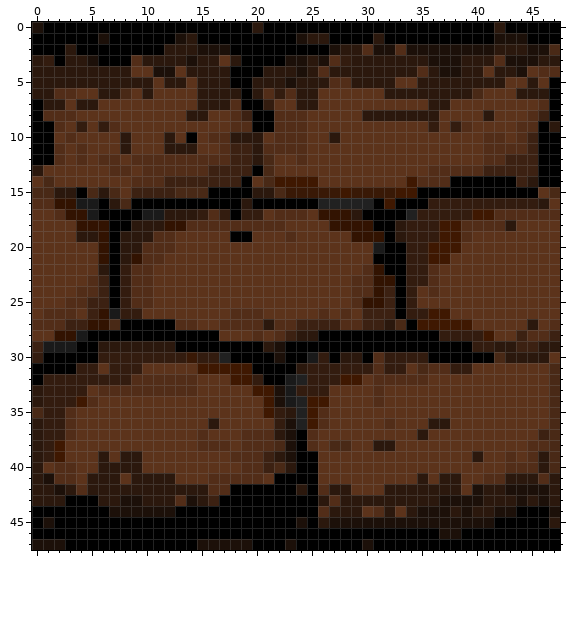
File history of a pixel-art sprite, img/Tile/Dungeon/Muro_1.png. That is the earlier state.
The file is 48x48 pixels. Colours within 5 levels of each other are drawn and written as one.
The result:
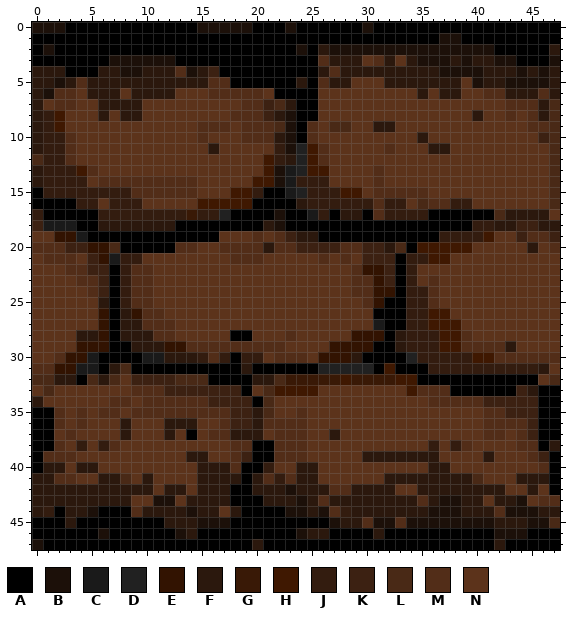
Palette (. is transparent): A #000000  B #1c1009  C #1a1a1a  D #212121  E #321301  F #2b180d  G #391906  H #3f1801  J #331c0f  K #3c2112  L #492916  M #522d18  N #5c331b
Changes in this commit:
y 0: x 1..2 AA -> BB; x 15..20 AAAAAF -> BBBBBA; x 23 A -> B; x 30 A -> B; x 42 F -> A
y 1: x 6 B -> A; x 13..14 BF -> AA; x 24..26 BFF -> AAA; x 31 F -> A; x 37..38 AA -> BB; x 42..44 BBB -> AAA
y 2: x 1 A -> B; x 3 F -> A; x 12..17 FFFBBB -> AAAAAA; x 24 A -> B; x 26 A -> F; x 28..30 FFM -> BBB; x 33 M -> B; x 42..47 FFFBBL -> AAAAAF
y 3: x 0..1 FJ -> AA; x 3..5 FFB -> AAA; x 7..18 AAMFFFFBFFNF -> BBBBBBAAAAAA; x 23..28 BBFBMJ -> AAAMFF; x 30..31 FF -> NM; x 33 F -> N; x 35 F -> B; x 38..39 BF -> FB; x 42 M -> B; x 44..47 BBFF -> AAAB
y 4: x 3..5 FFF -> AAA; x 8..14 FNNBBNF -> BBFFFMB; x 16..17 FF -> KA; x 21..27 FFFBFMF -> AAAAAFM; x 35 M -> F; x 39..41 FFN -> BBF; x 45..47 NMM -> FBF
y 5: x 2 F -> B; x 4 F -> M; x 11 N -> F; x 14 N -> F; x 16..17 FF -> MM; x 20..23 FFFB -> AAAA; x 25..31 FFMMFFF -> AMFFNNN; x 33..34 NN -> FF; x 39..40 FF -> NB; x 43..47 NNFNA -> BBBBF
y 6: x 1 F -> B; x 5 N -> F; x 8..9 LN -> NF; x 11..12 NN -> FF; x 15..25 FFFFAFMJMFF -> NMMMMMNAAAA; x 32..34 FFF -> NNN; x 36 F -> N; x 39..43 FLNNN -> NNMMF; x 46..47 FA -> MF
y 7: x 0..9 AFFNFFNNNN -> FNMMNNFFFF; x 15..25 FFFMAAJNNFF -> NNNNMMKLFAA; x 36..37 FF -> NN; x 43..47 NNNMA -> MMMFL
y 8: x 0..3 AMMM -> FJHN; x 6 N -> F; x 8..9 NN -> FF; x 14..15 FF -> NN; x 19..25 KAAMMMN -> MMKFBAA; x 30..36 FFFFFFF -> NNNNNNN; x 40..41 NF -> FN; x 43 N -> M; x 46..47 KA -> FL
y 9: x 0..2 AAM -> FJH; x 4 J -> N; x 6..7 JM -> NN; x 15..18 NNNM -> MMMN; x 20..25 AAMMMN -> MMLBAM; x 27..28 NN -> LL; x 31..32 NN -> FF; x 36 J -> N; x 38..39 JM -> NN; x 44 M -> N; x 46..47 AF -> ML
y 10: x 0..2 AAN -> FJJ; x 8 F -> N; x 12 F -> N; x 14..25 ANMMFFFNMMMN -> NMNNNMMMFBAM; x 27 F -> N; x 35 N -> F; x 41..42 MM -> NN; x 44..47 MKAA -> NNKL
y 11: x 0..4 AAMNM -> FJJMN; x 8 F -> N; x 12..14 FFF -> NNN; x 16..26 NMKKFMMMMNN -> FNNNNNJBDHM; x 32 N -> M; x 36..37 NN -> FF; x 41..47 MMMMKAA -> NNNNNNL
y 12: x 0..4 AAMNM -> LJJMN; x 6..7 MM -> NN; x 9..26 MMMMMMMMMKKFLNNMNN -> NNNNNNNNNNNNHJFDHM; x 41..47 MMKKKAA -> NNNNNNL
y 13: x 1..5 NNNNN -> JJJHM; x 7..8 MM -> NN; x 10..26 MMMMMMKKKKALNNNNN -> NNNNNNNNNNNHBCDHH; x 31 N -> M; x 36..47 MMMMMKKKKKAA -> NNNNNNNNNNNL
y 14: x 0..4 NLNNN -> FJJJJ; x 6..8 NNN -> MMM; x 12..26 KKKKKKKANLHHHHN -> MMMNNNNNHHBCJJJ; x 31 N -> M; x 34..47 HMMMAAAAAAKFAA -> NNNNNNNNNNNNNL
y 15: x 0..27 LLFFALFLNKKKKLLLAAAAFFLGGGGG -> AJJJJJJJJMMMMMMNNNHHJAACDJJJ; x 29..45 GGGGHHAAAAAAAAAAA -> HNMMMMMNNNNNNNNNN
y 16: x 0..19 MMEECCAFLAAAAAAAAAAF -> AAAAJJNJJJNNNNNHHHHH; x 24..37 AADDDDDAHAAAJJ -> FJJJJJJMJJNLMM; x 40..47 JJJJJJFN -> NNNNNNNL
y 17: x 0..14 NNMEECAAAACCFFF -> JAAAAAJJJJJJJJG; x 16..17 MJ -> JD; x 19..28 JJNMMMNEEE -> AAABAACJAF; x 31..34 AAAD -> MJJJ; x 36..47 JJJJHHMMMMMM -> AAAAAALFFFFN
y 18: x 0..8 NNNNEEEAA -> KCCCAAFFF; x 12..30 EEMMMMMMMMMNNNNEEEE -> FAAAAAAAAFBAAAAAAAA; x 33..42 FJJJHHMMMM -> AAAAAAAJJF; x 44..47 NNNN -> KKFF
y 19: x 2..6 NNFFE -> EECAA; x 8..16 FFFMMNNNN -> AAAAAAAAA; x 18..20 AAN -> NNM; x 22..31 NMNNNNNEEE -> MKFFAAAAAA; x 33..41 FJJJHHMNN -> AAAAJJJJH; x 44..47 NNNN -> KMMK
y 20: x 0..5 NNNNNN -> MMMKKE; x 7..14 AFFMMMNN -> LAAAAAMM; x 17..35 NNNNNNNNNNNNNNCAAJJ -> MMMMFMMKKKKMMKKFLAH; x 39 N -> H; x 45 N -> F; x 47 N -> M
y 21: x 1..3 NNN -> MMM; x 5 N -> K; x 7..11 AFEMM -> CJJNN; x 18..20 NNN -> MMM; x 26 N -> M; x 28 N -> M; x 30..32 NAA -> KKK
y 22: x 3..6 NNNF -> MMKK; x 29..30 NM -> ME; x 32 A -> K; x 35..36 JM -> NN
y 23: x 4 N -> M; x 32 E -> K; x 35 J -> N
y 24: x 4 M -> N; x 32 K -> E; x 35 N -> J
y 25: x 3..6 MMKK -> NNNF; x 29..30 ME -> NM; x 32 K -> A; x 35..36 NN -> JM
y 26: x 1..3 MMM -> NNN; x 5 K -> N; x 7..11 CJJNN -> AFEMM; x 18..20 MMM -> NNN; x 26 M -> N; x 28 M -> N; x 30..32 KKK -> NAA
y 27: x 0..5 MMMKKE -> NNNNNN; x 7..14 LAAAAAMM -> AFFMMMNN; x 17..35 MMMMFMMKKKKMMKKFLAH -> NNNNNNNNNNNNNNCAAJJ; x 39 H -> N; x 45 F -> N; x 47 M -> N
y 28: x 2..6 EECAA -> NNFFE; x 8..16 AAAAAAAAA -> FFFMMNNNN; x 18..20 NNM -> AAN; x 22..31 MKFFAAAAAA -> NMNNNNNEEE; x 33..41 AAAAJJJJH -> FJJJHHMNN; x 44..47 KMMK -> NNNN
y 29: x 0..8 KCCCAAFFF -> NNNNEEEAA; x 12..30 FAAAAAAAAFBAAAAAAAA -> EEMMMMMMMMMNNNNEEEE; x 33..42 AAAAAAAJJF -> FJJJHHMMMM; x 44..47 KKFF -> NNNN
y 30: x 0..14 JAAAAAJJJJJJJJG -> NNMEECAAAACCFFF; x 16..17 JD -> MJ; x 19..28 AAABAACJAF -> JJNMMMNEEE; x 31..34 MJJJ -> AAAD; x 36..47 AAAAAALFFFFN -> JJJJHHMMMMMM
y 31: x 0..19 AAAAJJNJJJNNNNNHHHHH -> MMEECCAFLAAAAAAAAAAF; x 24..37 FJJJJJJMJJNLMM -> AADDDDDAHAAAJJ; x 40..47 NNNNNNNL -> JJJJJJFN
y 32: x 0..27 AJJJJJJJJMMMMMMNNNHHJAACDJJJ -> LLFFALFLNKKKKLLLAAAAFFLGGGGG; x 29..45 HNMMMMMNNNNNNNNNN -> GGGGHHAAAAAAAAAAA
y 33: x 0..4 FJJJJ -> NLNNN; x 6..8 MMM -> NNN; x 12..26 MMMNNNNNHHBCJJJ -> KKKKKKKANLHHHHN; x 31 M -> N; x 34..47 NNNNNNNNNNNNNL -> HMMMAAAAAAKFAA
y 34: x 1..5 JJJHM -> NNNNN; x 7..8 NN -> MM; x 10..26 NNNNNNNNNNNHBCDHH -> MMMMMMKKKKALNNNNN; x 31 M -> N; x 36..47 NNNNNNNNNNNL -> MMMMMKKKKKAA
y 35: x 0..4 LJJMN -> AAMNM; x 6..7 NN -> MM; x 9..26 NNNNNNNNNNNNHJFDHM -> MMMMMMMMMKKFLNNMNN; x 41..47 NNNNNNL -> MMKKKAA
y 36: x 0..4 FJJMN -> AAMNM; x 8 N -> F; x 12..14 NNN -> FFF; x 16..26 FNNNNNJBDHM -> NMKKFMMMMNN; x 32 M -> N; x 36..37 FF -> NN; x 41..47 NNNNNNL -> MMMMKAA
y 37: x 0..2 FJJ -> AAN; x 8 N -> F; x 12 N -> F; x 14..25 NMNNNMMMFBAM -> ANMMFFFNMMMN; x 27 N -> F; x 35 F -> N; x 41..42 NN -> MM; x 44..47 NNKL -> MKAA
y 38: x 0..2 FJH -> AAM; x 4 N -> J; x 6..7 NN -> JM; x 15..18 MMMN -> NNNM; x 20..25 MMLBAM -> AAMMMN; x 27..28 LL -> NN; x 31..32 FF -> NN; x 36 N -> J; x 38..39 NN -> JM; x 44 N -> M; x 46..47 ML -> AF
y 39: x 0..3 FJHN -> AMMM; x 6 F -> N; x 8..9 FF -> NN; x 14..15 NN -> FF; x 19..25 MMKFBAA -> KAAMMMN; x 30..36 NNNNNNN -> FFFFFFF; x 40..41 FN -> NF; x 43 M -> N; x 46..47 FL -> KA
y 40: x 0..9 FNMMNNFFFF -> AFFNFFNNNN; x 15..25 NNNNMMKLFAA -> FFFMAAJNNFF; x 36..37 NN -> FF; x 43..47 MMMFL -> NNNMA
y 41: x 1 B -> F; x 5 F -> N; x 8..9 NF -> LN; x 11..12 FF -> NN; x 15..25 NMMMMMNAAAA -> FFFFAFMJMFF; x 32..34 NNN -> FFF; x 36 N -> F; x 39..43 NNMMF -> FLNNN; x 46..47 MF -> FA
y 42: x 2 B -> F; x 4 M -> F; x 11 F -> N; x 14 F -> N; x 16..17 MM -> FF; x 20..23 AAAA -> FFFB; x 25..31 AMFFNNN -> FFMMFFF; x 33..34 FF -> NN; x 39..40 NB -> FF; x 43..47 BBBBF -> NNFNA
y 43: x 3..5 AAA -> FFF; x 8..14 BBFFFMB -> FNNBBNF; x 16..17 KA -> FF; x 21..27 AAAAAFM -> FFFBFMF; x 35 F -> M; x 39..41 BBF -> FFN; x 45..47 FBF -> NMM
y 44: x 0..1 AA -> FJ; x 3..5 AAA -> FFB; x 7..18 BBBBBBAAAAAA -> AAMFFFFBFFNF; x 23..28 AAAMFF -> BBFBMJ; x 30..31 NM -> FF; x 33 N -> F; x 35 B -> F; x 38..39 FB -> BF; x 42 B -> M; x 44..47 AAAB -> BBFF
y 45: x 1 B -> A; x 3 A -> F; x 12..17 AAAAAA -> FFFBBB; x 24 B -> A; x 26 F -> A; x 28..30 BBB -> FFM; x 33 B -> M; x 42..47 AAAAAF -> FFFBBL
y 46: x 6 A -> B; x 13..14 AA -> BF; x 24..26 AAA -> BFF; x 31 A -> F; x 37..38 BB -> AA; x 42..44 AAA -> BBB
y 47: x 1..2 BB -> AA; x 15..20 BBBBBA -> AAAAAF; x 23 B -> A; x 30 B -> A; x 42 A -> F
Changed places in both pictures, as pixel boxes (x1, y1, x2, y2):
changed: (32, 22, 560, 550)
